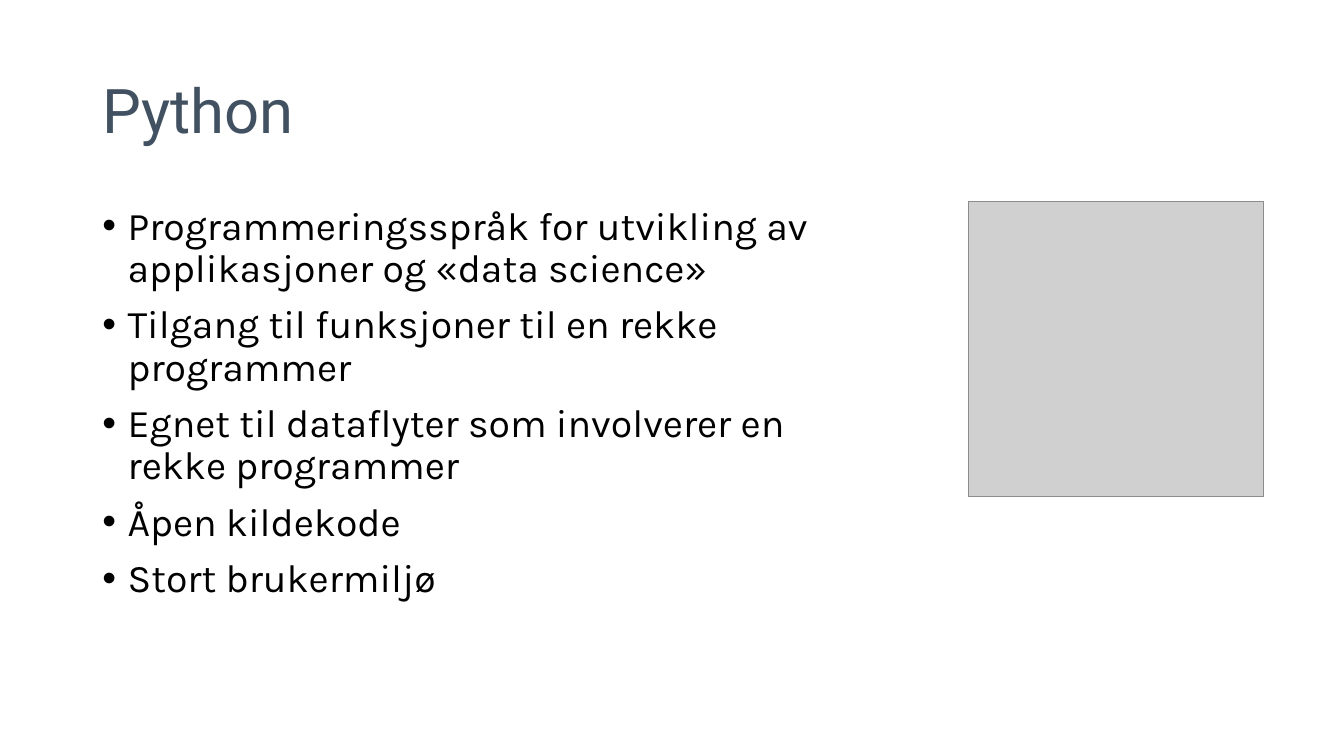
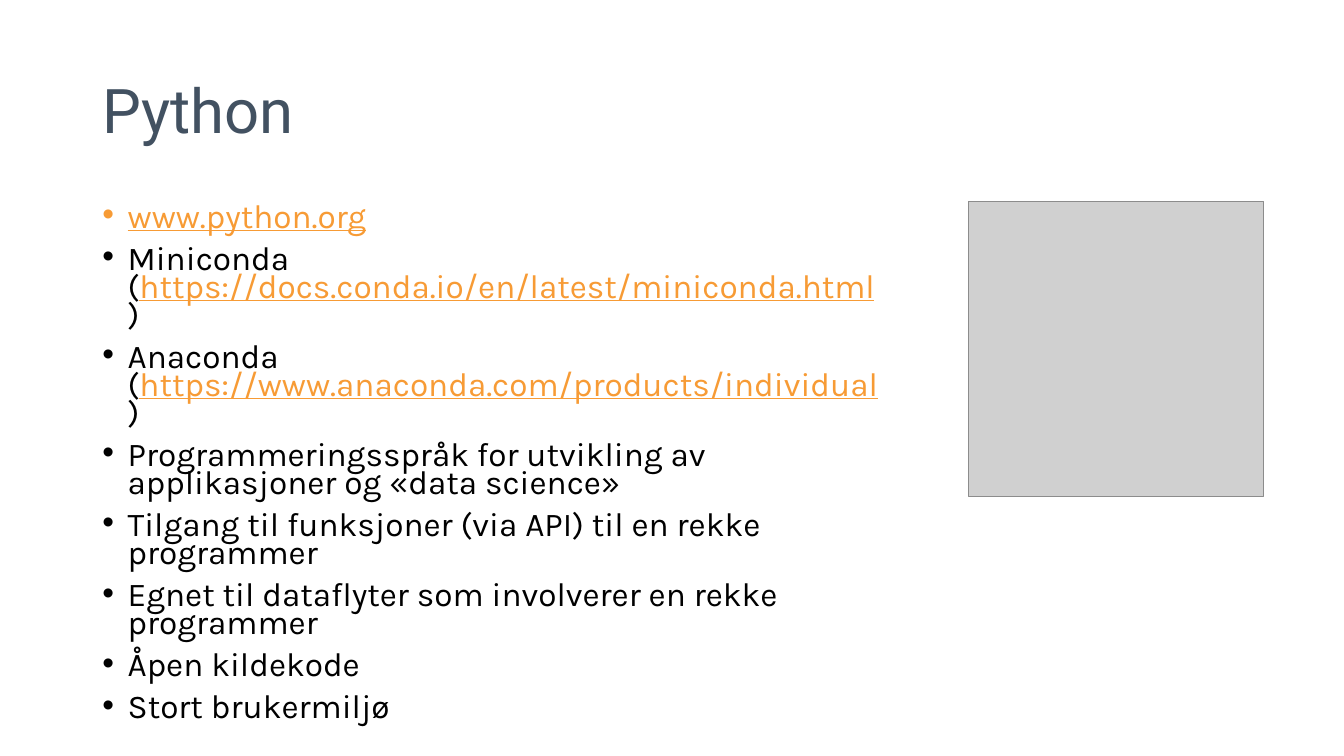
Before and after one commit to pandaAPIkurs/kursdata, a slide deck: slide 6 of Trinn1.pptx (slide 5 before the commit). Drawn at 1344x756 pixels with LibreOffice and Linux fonts; fonts in the diff are those of the drawing; grey boxes stand for pictures; background and template pictures are left out. Boxes give left, top, right and bottom in pixels: in the first picture for what was removed or moved away, otherwise in the second. Text is boxed around its words. In the diff, an @@ line names an element or a change of style, - is before the commit and + after.

```diff
--- a/Trinn1.pptx
+++ b/Trinn1.pptx
@@ text at (128,205,878,404): paragraphs added @@
+• www.python.org
+• Miniconda (https://docs.conda.io/en/latest/miniconda.html)
+• Anaconda (https://www.anaconda.com/products/individual)
@@ text at (128,441,778,684): size 28 to 23.8 pt in "Programmeringsspråk for utvikling av applikasjoner og «data ...", "Egnet til dataflyter som involverer en rekke ...", "Åpen kildekode", "Stort brukermiljø"; line spacing 0.9 to 0.7 @@
@@ text at (128,512,761,573): text changed; size 28 to 23.8 pt @@
-• Tilgang til funksjoner til en rekke programmer
+• Tilgang til funksjoner (via API) til en rekke programmer
```
Also in this commit, not shown: 3 other slides changed, 18 slides added, 3 slides removed, 11 other files.
